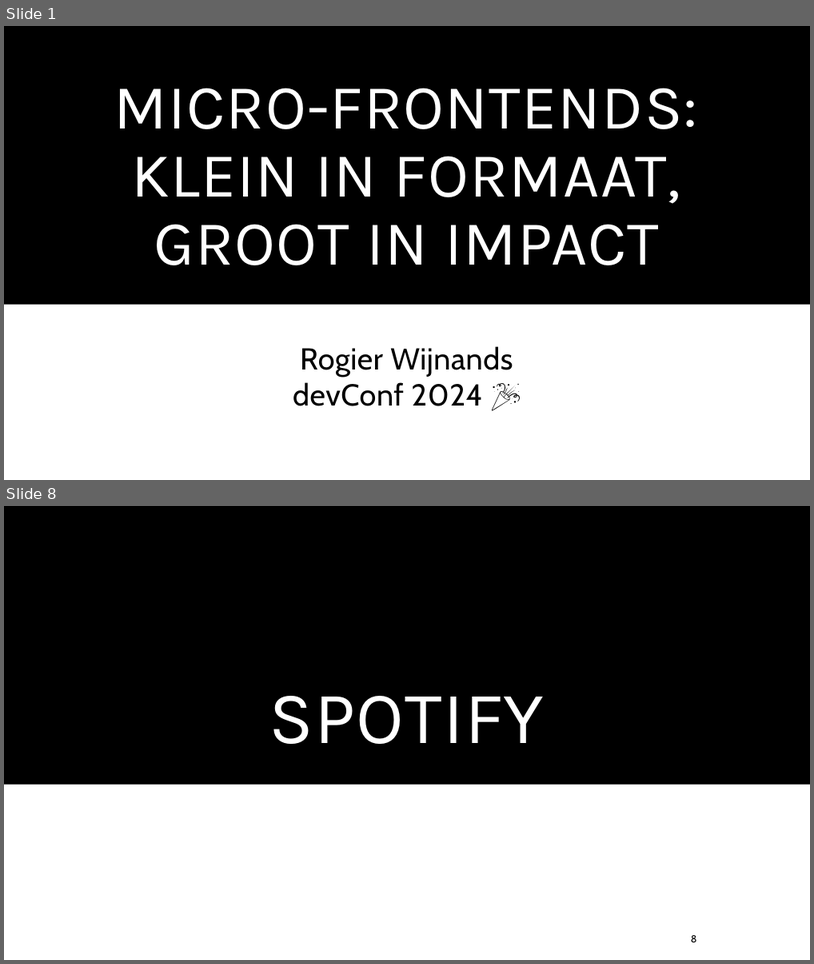
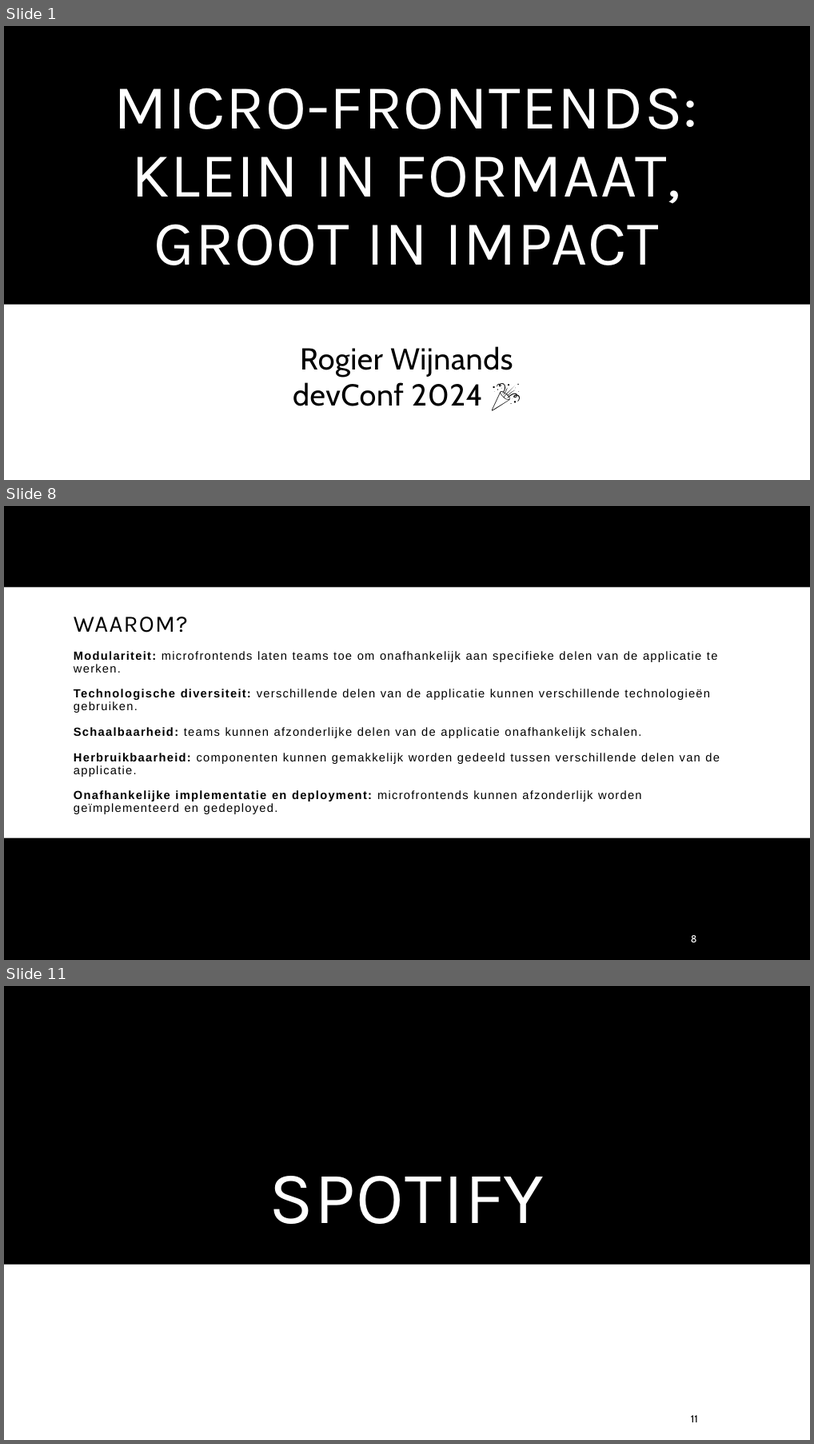
Before and after one commit to RogierWijnands/devConf-2024-mfe, a slide deck: devConf-2024-mfe.pptx. Shown one above the other, each under a label of ours: slides 1 and 8 before the commit, slides 1, 8 and 11 after it; the slides between them are not shown. The pictures are 814x964 and 814x1444 pixels, drawn with LibreOffice and Linux fonts; fonts in the diff are those of the drawing. Boxes give left, top, right and bottom in pixels: in the first picture for what was removed or moved away, otherwise in the second. Text is boxed around its words. In the diff, an @@ line names an element or a change of style, - is before the commit and + after.

```diff
--- a/devConf-2024-mfe.pptx
+++ b/devConf-2024-mfe.pptx
@@ slide 8 added at (4, 506, 810, 960), background #000000 @@
@@ rectangle added at (4, 506, 810, 960), fill #000000 @@
@@ rectangle added at (312, 506, 810, 960), fill #FFFFFF @@
@@ rectangle added at (4, 587, 810, 837), fill #FFFFFF @@
@@ title added at (74, 616, 720, 814), 14 pt, text #000000 @@
+WAAROM?
+Modulariteit: microfrontends laten teams toe om onafhankelijk aan specifieke delen van de applicatie te werken.
+Technologische diversiteit: verschillende delen van de applicatie kunnen verschillende technologieën gebruiken.
+Schaalbaarheid: teams kunnen afzonderlijke delen van de applicatie onafhankelijk schalen.
+Herbruikbaarheid: componenten kunnen gemakkelijk worden gedeeld tussen verschillende delen van de applicatie.
+Onafhankelijke implementatie en deployment: microfrontends kunnen afzonderlijk worden geïmplementeerd en gedeployed.
@@ rectangle added at (4, 784, 810, 960), fill #FFFFFF @@
@@ page number added at (691, 935, 698, 942), 12 pt, text #FFFFFF @@
+8
@@ what was slide 8 is now slide 11 @@
@@ page number at (691, 1415, 698, 1422): text changed @@
-8
+11
```
Also in this commit, not shown: 6 slides changed, 3 other slides added.
